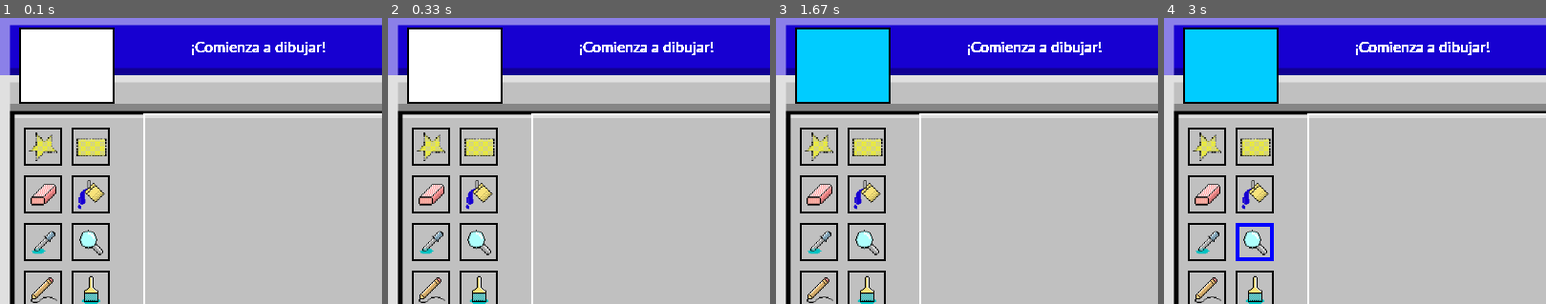
Above: before the commit, frames 1-4 (left to right).
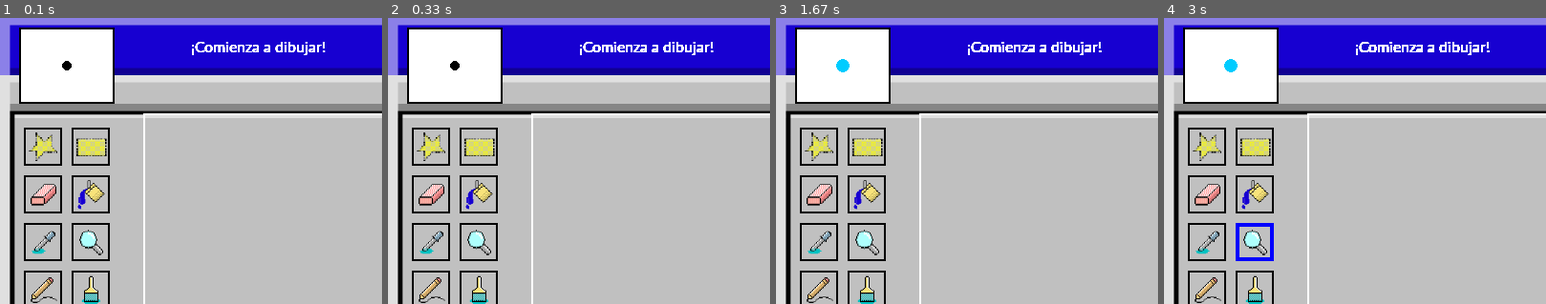
Above: after the commit, the same moments.

Repository: AndreaOchoaC/PyPaint
Game: pygame game, started from main1.py
Same seed, same stepped clock (60 frames per second), same inputs: the game is played once before the commit and once after it.
Inputs (mouse positions are % of the whole screen's width and height, from its top left):
- Up to frame 1 (0.1 s): no input
- Up to frame 2 (0.33 s): no input
- Up to frame 3 (1.67 s): press the mouse at (68, 90) at 0.37 s; move the mouse to (57, 56) at 0.47 s; release the mouse at (46, 23) at 0.6 s; press the mouse at (6, 64) at 1.2 s; move the mouse to (36, 50) at 1.3 s; release the mouse at (66, 36) at 1.43 s
- Up to frame 4 (3 s): press the mouse at (12, 22) at 2.53 s; move the mouse to (34, 55) at 2.63 s; release the mouse at (57, 88) at 2.77 s; press the mouse at (12, 39) at 2.87 s; move the mouse to (15, 34) at 2.97 s
The pictures show only the part of the screen within x 0-50%, y 0-50%; the shares and areas given below are measured in that part.

The runs differ from the first frame. In frame 1, less than 0.1% of the frame differs, in the area x 16-19%, y 15-19%; in frame 2, less than 0.1%; in frame 3, 6.0%, in the area x 5-30%, y 4-30%; in frame 4, 6.0%.

Commit message:
Update main1.py

Diff:
--- a/main1.py
+++ b/main1.py
@@ -150,11 +150,11 @@
     tool = Herramienta(nombre_h, path_h, x, y, size_tool)
     herramientas.append(tool)
 
-# RECUADRO QUE MUESTRA COLOR SELECCIONADO Y HERRAMIENTA
+# RECUADRO QUE MUESTRA COLOR SELECCIONADO Y TAMAÑO DEL PINCEL
 # creamos un Rect(x, y, ancho, alto)
 current_color_rect = pygame.Rect(20, 10, 100, 80)
 pygame.draw.rect(screen, (255,255,255), current_color_rect)
-#pygame.draw.circle(screen, color, (current_color_rect.x + 50, current_color_rect.y + 40), 30)
+pygame.draw.circle(screen, color, (current_color_rect.x + 50, current_color_rect.y + 40), radius)
 pygame.draw.rect(screen, (0,0,0), current_color_rect, 2)
 
 # Ciclo de juego
@@ -197,8 +197,8 @@
                     print("Color elegido:", nombre)
 
                     # mostrar el color actual en el recuadro de color seleccionado
-                    pygame.draw.rect(screen, color_seleccionado, current_color_rect)
-                    #pygame.draw.circle(screen, color_seleccionado, (current_color_rect.x + 50, current_color_rect.y + 40), radius*1.5)
+                    pygame.draw.rect(screen, (255,255,255), current_color_rect)
+                    pygame.draw.circle(screen, color_seleccionado, (current_color_rect.x + 50, current_color_rect.y + 40), radius*1.5)
                     pygame.draw.rect(screen, (0,0,0), current_color_rect, 2)
 
             # revisar si se hace click en una herramienta
